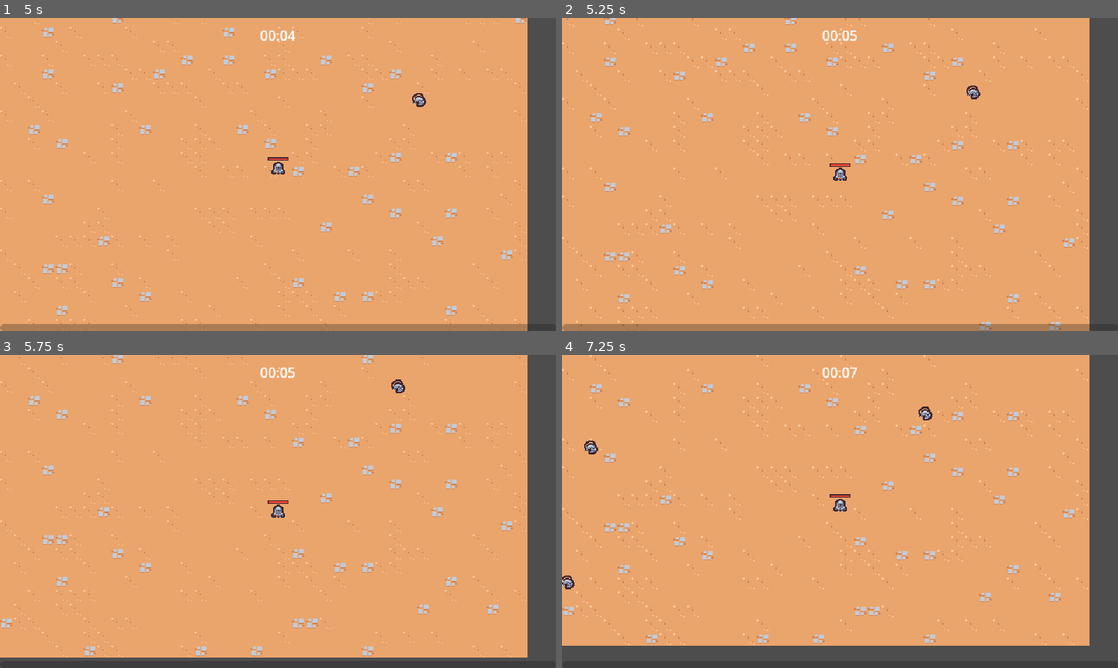
Above: before the commit, frames 1-4 (two rows, left to right).
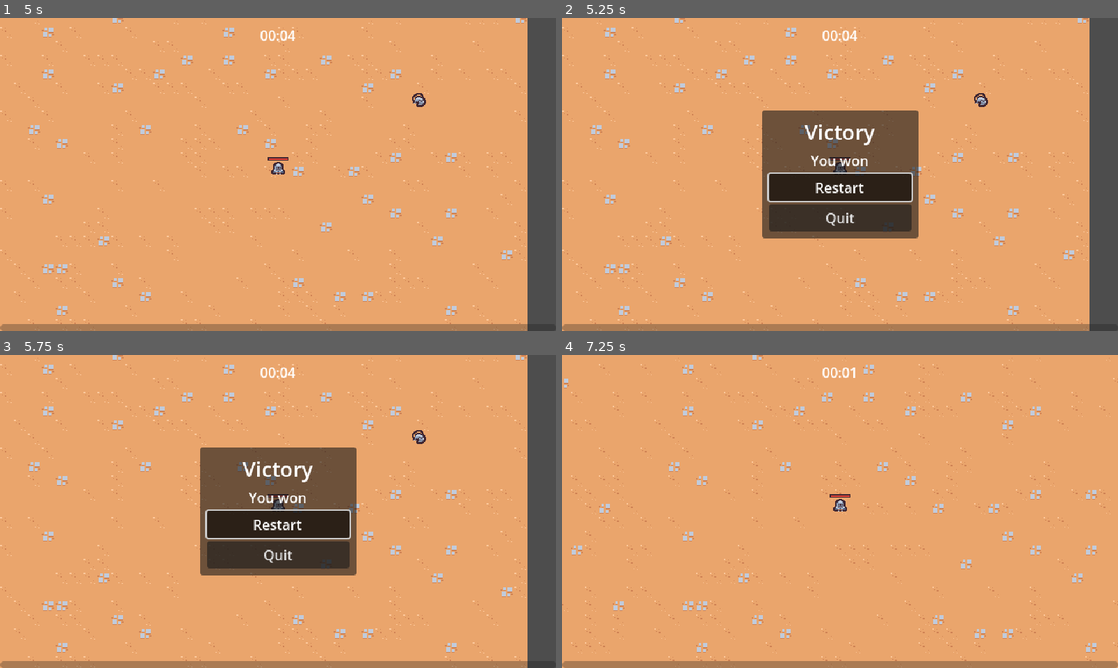
Above: after the commit, the same moments.

Repository: EricksonSiqueira/2DSurvivorsCourse
Game: Godot game, scene res://scenes/main/main.tscn
Two runs of this game, one before a commit and one after it. Both use one fixed random seed, a clock stepped at 60 frames per second and the inputs below.
Inputs (mouse positions are in pixels of both pictures, inside the frame that each line leads up to):
- Up to frame 1 (5 s): move the mouse to (400, 158) at 0.52 s; press the mouse at (400, 158) at 0.53 s; hold D (move_right) 0.53-1.25 s; release the mouse at (400, 158) at 1.25 s; drag from (166, 190) to (283, 171) at 1.27 s; move the mouse to (333, 105) at 2.02 s; press the mouse at (333, 105) at 2.03 s; hold D (move_right) 2.03-2.75 s; release the mouse at (333, 105) at 2.75 s; drag from (250, 237) to (283, 168) at 2.77 s; tap Enter at 3.5 s; move the mouse to (444, 221) at 3.52 s; press the mouse at (444, 221) at 3.53 s; hold A (move_left) 3.53-4.25 s; release the mouse at (444, 221) at 4.25 s; drag from (111, 127) to (428, 86) at 4.27 s
- Up to frame 2 (5.25 s): move the mouse to (867, 174) at 5.02 s; press the mouse at (867, 174) at 5.03 s; hold S (move_down) from 5.03 s (still down)
- Up to frame 3 (5.75 s): keep holding S (move_down)
- Up to frame 4 (7.25 s): release S (move_down) at 5.75 s; release the mouse at (867, 511) at 5.75 s; click (840, 524) at 5.75 s, where only the run after the commit has a clickable "Restart"; drag from (756, 433) to (567, 439) at 6.52 s

Frame 1 is identical in both runs. In frame 2, 16% of the frame differs, in the area x 0-95%, y 0-100%; in frame 3, 19%; in frame 4, 17%.

Commit message:
feat: create victory scene

Diff:
--- a/scenes/manager/arena_time_manager.gd
+++ b/scenes/manager/arena_time_manager.gd
@@ -1,6 +1,16 @@
 extends Node
+
+@export var victory_screen_scene: PackedScene
 
 @onready var timer = $Timer as Timer
 
+func _ready():
+	timer.timeout.connect(on_timer_timeout)
+
 func get_time_elapsed():
 	return timer.wait_time - timer.time_left
+
+
+func on_timer_timeout():
+	var victory_screen_instance = victory_screen_scene.instantiate()
+	add_child(victory_screen_instance)
--- a/scenes/manager/arena_time_manager.tscn
+++ b/scenes/manager/arena_time_manager.tscn
@@ -1,11 +1,13 @@
-[gd_scene load_steps=2 format=3 uid="uid://c00iwxalxh188"]
+[gd_scene load_steps=3 format=3 uid="uid://c00iwxalxh188"]
 
 [ext_resource type="Script" path="res://scenes/manager/arena_time_manager.gd" id="1_7i4iw"]
+[ext_resource type="PackedScene" uid="uid://cxbc4ssbuwcwu" path="res://scenes/ui/victory_screen.tscn" id="2_0wjr2"]
 
 [node name="ArenaTimeManager" type="Node"]
 script = ExtResource("1_7i4iw")
+victory_screen_scene = ExtResource("2_0wjr2")
 
 [node name="Timer" type="Timer" parent="."]
-wait_time = 60.0
+wait_time = 5.0
 one_shot = true
 autostart = true
--- /dev/null
+++ b/scenes/ui/victory_screen.gd
@@ -0,0 +1,18 @@
+extends CanvasLayer
+
+@onready var restart_button: Button = $%RestartButton
+@onready var quit_button: Button = $%QuitButton
+
+func _ready():
+	get_tree().paused = true
+	restart_button.pressed.connect(on_restart_button_pressed)
+	quit_button.pressed.connect(on_quit_button_pressed)
+
+
+func on_restart_button_pressed():
+	get_tree().paused = false
+	get_tree().change_scene_to_file("res://scenes/main/main.tscn")
+
+
+func on_quit_button_pressed():
+	get_tree().quit()
--- /dev/null
+++ b/scenes/ui/victory_screen.tscn
@@ -0,0 +1,54 @@
+[gd_scene load_steps=2 format=3 uid="uid://cxbc4ssbuwcwu"]
+
+[ext_resource type="Script" path="res://scenes/ui/victory_screen.gd" id="1_ph4r5"]
+
+[node name="VictoryScreen" type="CanvasLayer"]
+process_mode = 3
+script = ExtResource("1_ph4r5")
+
+[node name="MarginContainer" type="MarginContainer" parent="."]
+anchors_preset = 15
+anchor_right = 1.0
+anchor_bottom = 1.0
+grow_horizontal = 2
+grow_vertical = 2
+
+[node name="PanelContainer" type="PanelContainer" parent="MarginContainer"]
+layout_mode = 2
+size_flags_horizontal = 4
+size_flags_vertical = 4
+
+[node name="MarginContainer" type="MarginContainer" parent="MarginContainer/PanelContainer"]
+custom_minimum_size = Vector2(180, 0)
+layout_mode = 2
+theme_override_constants/margin_left = 8
+theme_override_constants/margin_top = 8
+theme_override_constants/margin_right = 8
+theme_override_constants/margin_bottom = 8
+
+[node name="VBoxContainer" type="VBoxContainer" parent="MarginContainer/PanelContainer/MarginContainer"]
+layout_mode = 2
+
+[node name="VicotoryLabel" type="Label" parent="MarginContainer/PanelContainer/MarginContainer/VBoxContainer"]
+layout_mode = 2
+theme_override_font_sizes/font_size = 24
+text = "Victory"
+horizontal_alignment = 1
+vertical_alignment = 1
+
+[node name="YouWonLabel" type="Label" parent="MarginContainer/PanelContainer/MarginContainer/VBoxContainer"]
+layout_mode = 2
+text = "You won"
+horizontal_alignment = 1
+vertical_alignment = 1
+
+[node name="RestartButton" type="Button" parent="MarginContainer/PanelContainer/MarginContainer/VBoxContainer"]
+unique_name_in_owner = true
+layout_mode = 2
+text = "Restart"
+
+[node name="QuitButton" type="Button" parent="MarginContainer/PanelContainer/MarginContainer/VBoxContainer"]
+unique_name_in_owner = true
+layout_mode = 2
+text = "Quit
+"
